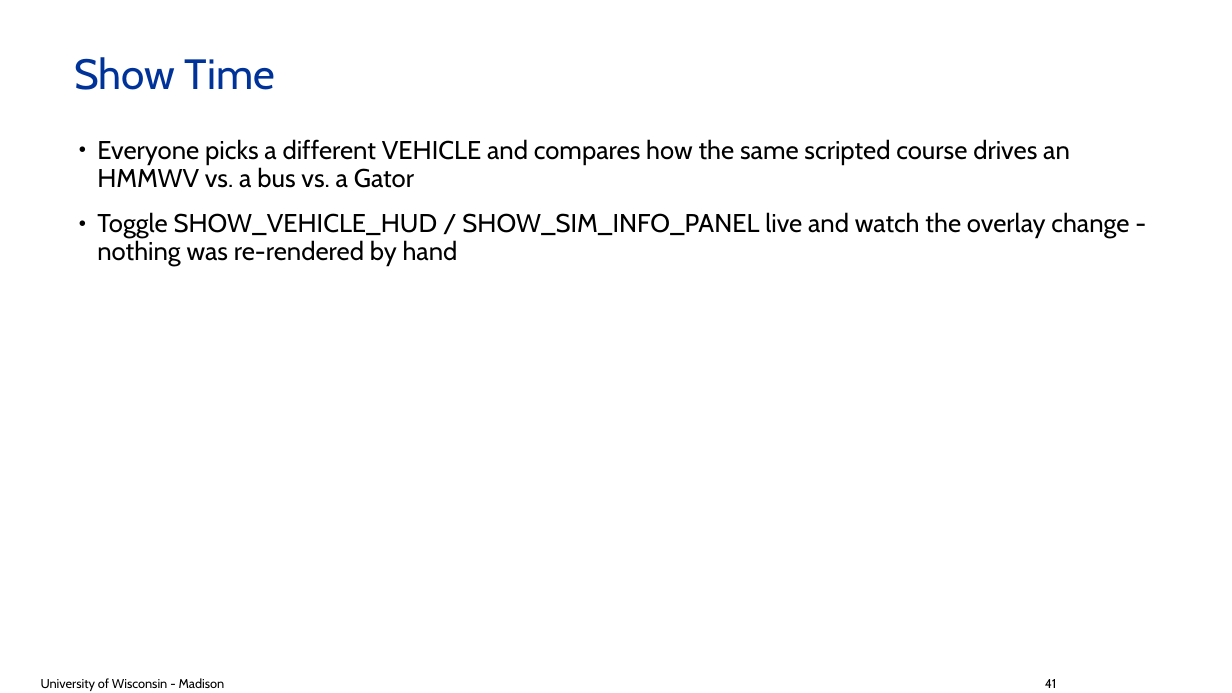
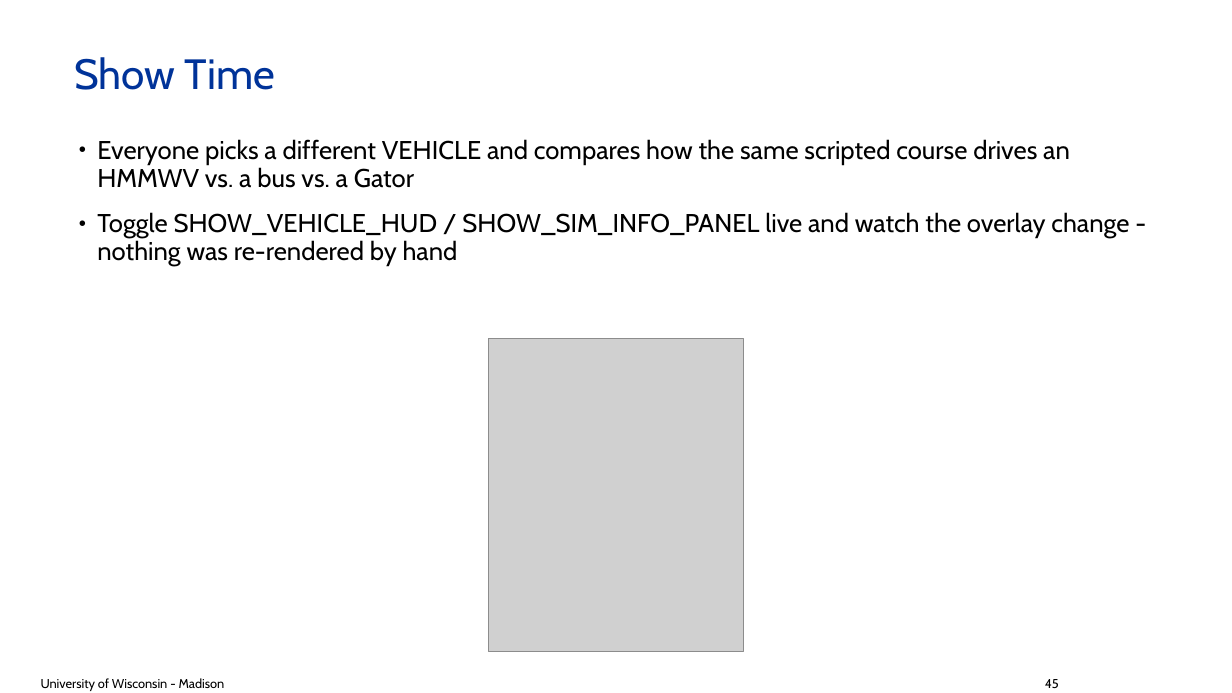
Before and after one commit to ksha23/chrono-hil-tutorial, a slide deck: slide 45 of tutorial_HIL_driver.pptx (slide 41 before the commit). Drawn at 1232x693 pixels with LibreOffice and Linux fonts; fonts in the diff are those of the drawing; grey boxes stand for pictures; background and template pictures are left out. Boxes give left, top, right and bottom in pixels: in the first picture for what was removed or moved away, otherwise in the second. Text is boxed around its words. In the diff, an @@ line names an element or a change of style, - is before the commit and + after.

```diff
--- a/tutorial_HIL_driver.pptx
+++ b/tutorial_HIL_driver.pptx
@@ picture added at [489,338,743,652] @@
@@ text at [1045,679,1059,688]: text changed @@
-41
+45
```
Also in this commit, not shown: 23 other slides changed, 5 slides added, 1 slide removed, 3 other files.
